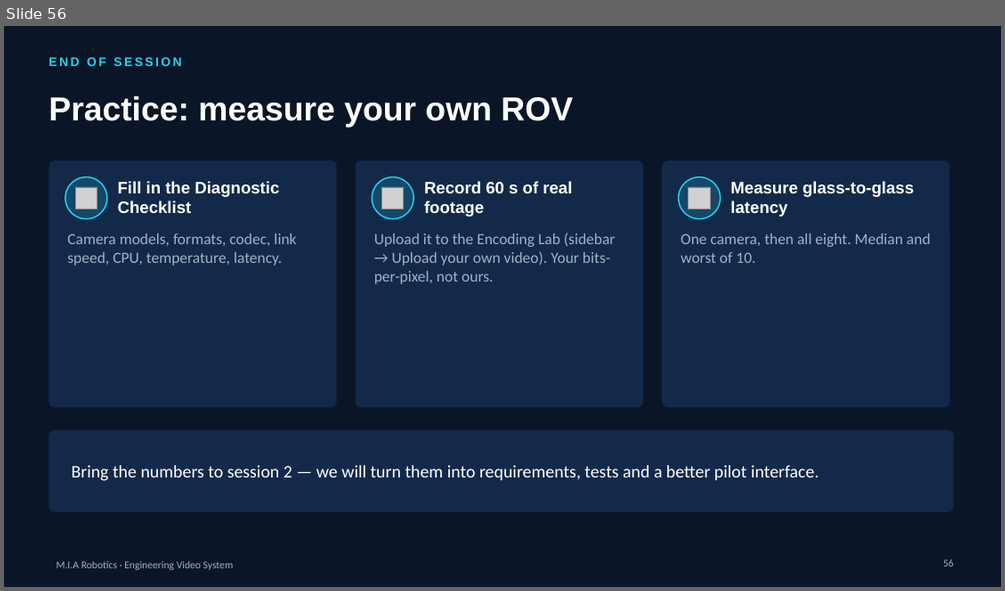
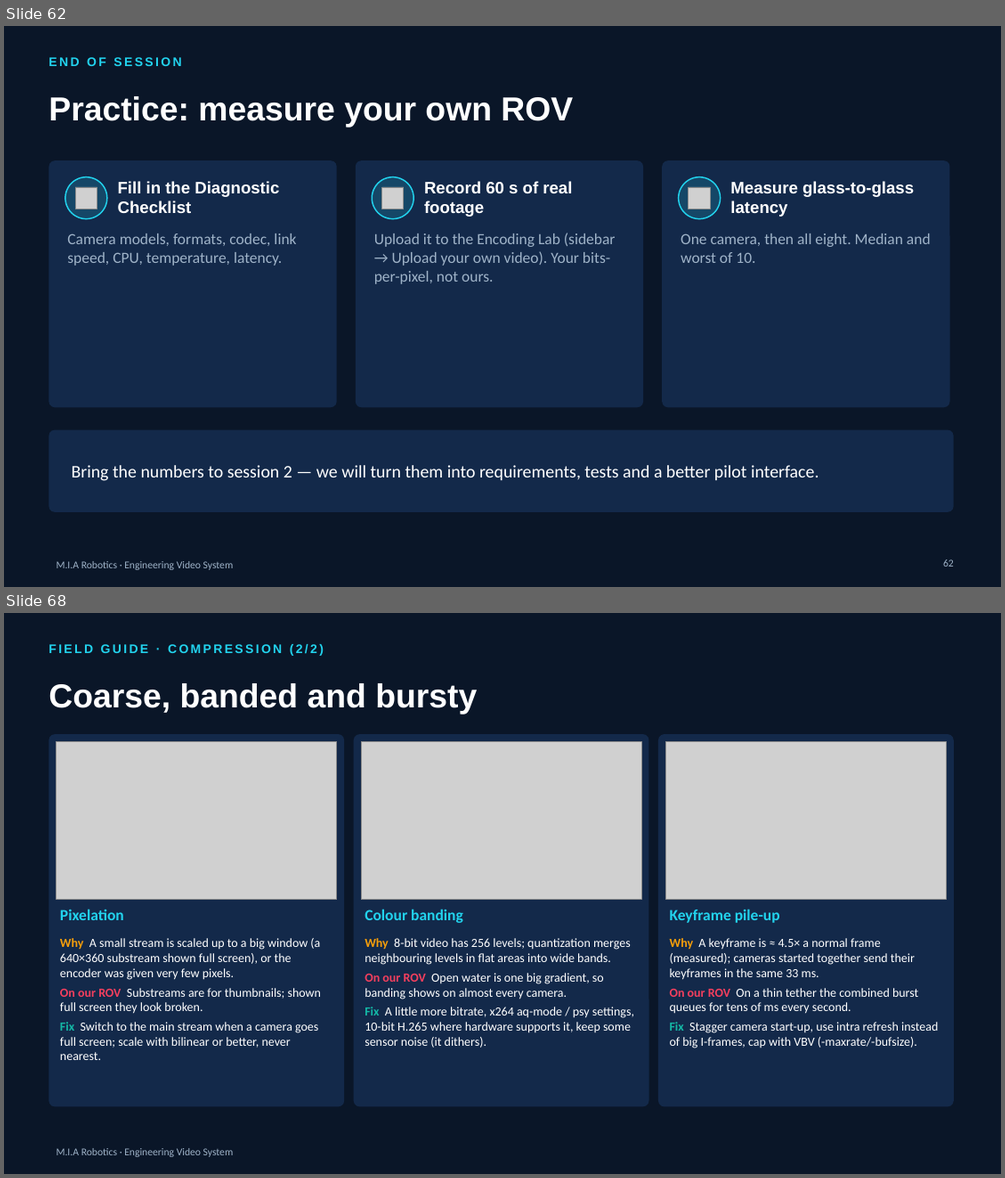
Before and after one commit to YoussefAbbas2001/video-streaming, a slide deck: presentation/MIA_Video_Streaming.pptx. Shown one above the other, each under a label of ours: slide 56 before the commit, slides 62 and 68 after it; the slides between them are not shown. The pictures are 1005x591 and 1005x1178 pixels, drawn with LibreOffice and Linux fonts; fonts in the diff are those of the drawing; grey boxes stand for pictures; background and template pictures are left out. Boxes give left, top, right and bottom in pixels: in the first picture for what was removed or moved away, otherwise in the second. Text is boxed around its words. In the diff, an @@ line names an element or a change of style, - is before the commit and + after.

```diff
--- a/presentation/MIA_Video_Streaming.pptx
+++ b/presentation/MIA_Video_Streaming.pptx
@@ slide 68 added at (x1=4, y1=613, x2=1001, y2=1174), background #0A1628; not listed: 1 template element that a slide beside it also shows @@
@@ text added at (x1=48, y1=644, x2=324, y2=656), 12 pt, text #22D3EE, bold @@
+FIELD GUIDE · COMPRESSION (2/2)
@@ title added at (x1=48, y1=683, x2=477, y2=714), 32 pt, text #FFFFFF, bold @@
+Coarse, banded and bursty
@@ rounded rectangle added at (x1=48, y1=734, x2=344, y2=1107), fill #13294A @@
@@ picture added at (x1=57, y1=742, x2=337, y2=900) @@
@@ rounded rectangle added at (x1=353, y1=734, x2=648, y2=1107), fill #13294A @@
@@ picture added at (x1=362, y1=742, x2=642, y2=900) @@
@@ rounded rectangle added at (x1=658, y1=734, x2=954, y2=1107), fill #13294A @@
@@ picture added at (x1=666, y1=742, x2=947, y2=900) @@
@@ text added at (x1=60, y1=908, x2=124, y2=920), 15 pt, text #22D3EE, bold @@
+Pixelation
@@ text added at (x1=364, y1=908, x2=463, y2=923), 15 pt, text #22D3EE, bold @@
+Colour banding
@@ text added at (x1=670, y1=908, x2=780, y2=923), 15 pt, text #22D3EE, bold @@
+Keyframe pile-up
@@ text added at (x1=60, y1=938, x2=321, y2=1060), 12 pt, text #FFFFFF @@
+Why A small stream is scaled up to a big window (a 640×360 substream shown full screen), or the encoder was given very few pixels.
+On our ROV Substreams are for thumbnails; shown full screen they look broken.
+Fix Switch to the main stream when a camera goes full screen; scale with bilinear or better, never nearest.
@@ text added at (x1=364, y1=938, x2=634, y2=1047), 12 pt, text #FFFFFF @@
+Why 8-bit video has 256 levels; quantization merges neighbouring levels in flat areas into wide bands.
+On our ROV Open water is one big gradient, so banding shows on almost every camera.
+Fix A little more bitrate, x264 aq-mode / psy settings, 10-bit H.265 where hardware supports it, keep some sensor noise (it dithers).
@@ text added at (x1=670, y1=938, x2=938, y2=1048), 12 pt, text #FFFFFF @@
+Why A keyframe is ≈ 4.5× a normal frame (measured); cameras started together send their keyframes in the same 33 ms.
+On our ROV On a thin tether the combined burst queues for tens of ms every second.
+Fix Stagger camera start-up, use intra refresh instead of big I-frames, cap with VBV (-maxrate/-bufsize).
@@ what was slide 56 is now slide 62 @@
@@ page number at (x1=943, y1=559, x2=954, y2=566): text changed @@
-56
+62
```
Also in this commit, not shown: 22 other slides added, 51 other files.
